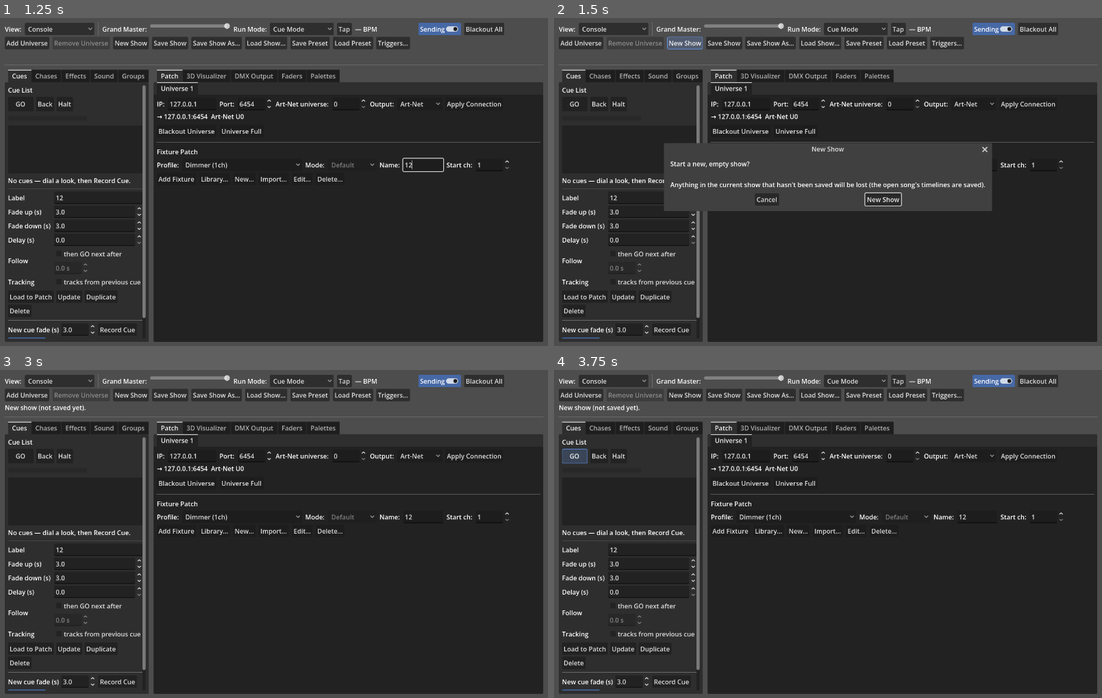
Above: before the commit, frames 1-4 (two rows, left to right).
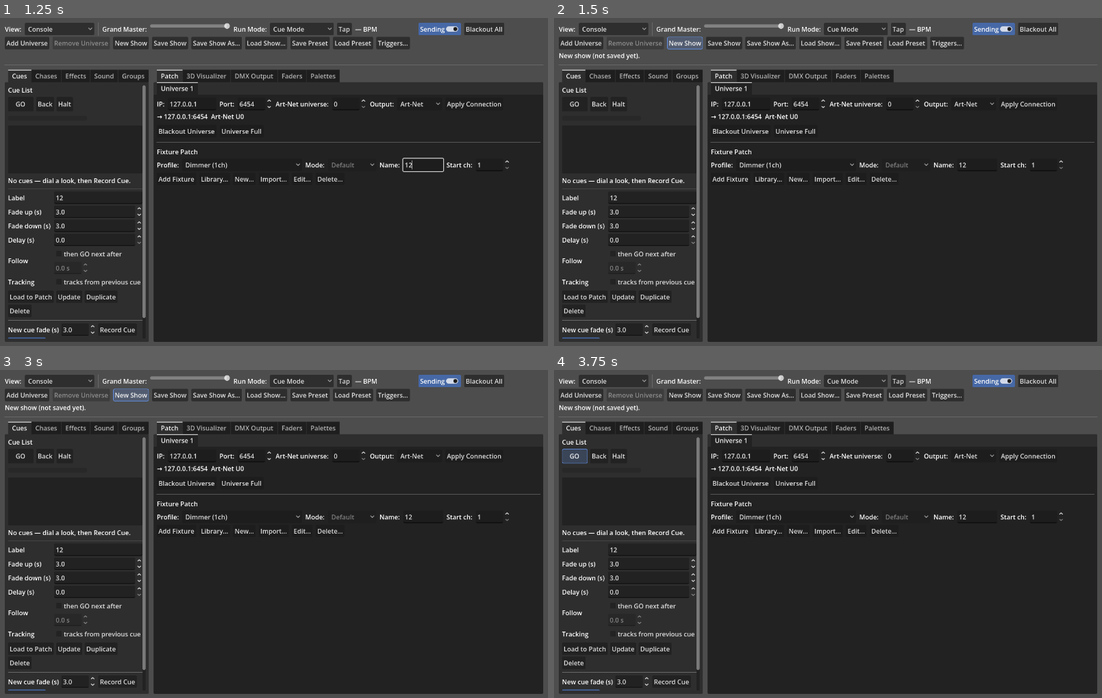
Above: after the commit, the same moments.

Repository: KonajuGames/slight-dmx-controller
Game: Godot game, scene res://main.tscn
Same seed, same stepped clock (60 frames per second), same inputs: the game is played once before the commit and once after it.
Inputs (mouse positions are in pixels of both pictures, inside the frame that each line leads up to):
- Up to frame 1 (1.25 s): click (98, 198) at 0.52 s; type "12" at 0.6 s; click (421, 165) at 0.75 s; type "12" at 0.83 s
- Up to frame 2 (1.5 s): click "New Show" at 1.25 s
- Up to frame 3 (3 s): click "New Show" at 2 s; click "New Show" at 2.75 s
- Up to frame 4 (3.75 s): click "GO" at 3.5 s

Frame 1 is identical in both runs. In frame 2, 11% of the frame differs, in the area x 0-80%, y 10-59%; in frame 3, 0.2%; in frame 4, nothing differs.

Commit message:
Mark unsaved show changes and ask before losing them
The title bar reads "*name — sLight" while the show differs from the one
last saved or loaded. New Show, Load Show and closing the window ask
first — Save, Don't Save or Cancel — but only when there's something
unsaved (New Show used to ask every time).

Playing a show isn't an edit: live levels, fader positions, the run mode
and the visualizer camera are left out of the comparison (they're still
saved with the show).

Co-Authored-By: Claude Opus 5.5 <noreply@anthropic.com>

Diff:
--- a/scripts/dmx_controller.gd
+++ b/scripts/dmx_controller.gd
@@ -291,10 +291,20 @@
 	# the app (a test that adds this scene itself loads nothing).
 	(func():
 		if get_tree().current_scene == self:
+			get_tree().auto_accept_quit = false   # closing asks about unsaved changes
 			restore_last_show()
 			_restore_ui_state()
 			_start_autosave()
+		if _saved_show == "":
+			_mark_saved()                     # nothing reopened: the empty show
 	).call_deferred()
+
+	# The title bar's unsaved-changes "*", checked a few times a second.
+	_title_timer = Timer.new()
+	_title_timer.wait_time = 0.5
+	_title_timer.timeout.connect(_update_title)
+	add_child(_title_timer)
+	_title_timer.start()
 
 
 # ---------------------------------------------------------------- UI BUILD --
@@ -512,12 +522,10 @@
 
 
 func _notification(what: int) -> void:
-	# quitting: keep where the floating visualizer was last moved / sized to
+	# Closing the window: offer to save unsaved changes, then quit (the app
+	# doesn't quit by itself — auto_accept_quit is off).
 	if what == NOTIFICATION_WM_CLOSE_REQUEST and get_tree().current_scene == self:
-		_save_ui_state()
-		if music_panel:
-			music_panel.timeline().flush()    # the open song's edits
-		autosave.end()                        # a clean quit: nothing to recover
+		confirm_unsaved("quitting", _quit)
 
 
 ## Wrap a playback panel so it gets a vertical scrollbar when the window
@@ -1941,6 +1949,101 @@
 ## this is added to the tree, as tests do).
 var autosave := Autosave.new()
 var _autosave_timer: Timer
+## The show as last saved / loaded (_authored_show()) — what unsaved
+## changes are measured against.
+var _saved_show := ""
+var _title_timer: Timer
+
+
+## The show without the state of playing it — the stage's live levels, the
+## faders' positions, the run mode and the visualizer's camera all change
+## just by running a show, so they aren't unsaved changes (they're still
+## saved with it).
+func _authored_show() -> String:
+	var d := show_dict()
+	d.erase("live")
+	d.erase("run_mode")
+	for f in d["faders"].get("faders", []):
+		f.erase("level")
+	d["viz"].erase("cam")
+	return JSON.stringify(d)
+
+
+## Whether the show has changed since it was last saved or loaded.
+func has_unsaved_changes() -> bool:
+	return _authored_show() != _saved_show
+
+
+## The show as it stands is the saved one.
+func _mark_saved() -> void:
+	_saved_show = _authored_show()
+	_update_title()
+
+
+## The show's name for the title bar and prompts: its file's, or
+## "Untitled" (a new show, or the built-in default file).
+func show_name() -> String:
+	return "Untitled" if show_path in ["", SHOW_PATH] else show_path.get_file().get_basename()
+
+
+## "*name — sLight" while the show has unsaved changes, else "name — sLight".
+func _update_title() -> void:
+	get_window().title = "%s%s — sLight" % ["*" if has_unsaved_changes() else "", show_name()]
+
+
+## Run `then` once the show's unsaved changes are dealt with: at once if
+## there are none, else after asking — Save (then go on), Don't Save (go
+## on) or Cancel (stop). `action` finishes "Save the changes to … before".
+func confirm_unsaved(action: String, then: Callable) -> void:
+	if not has_unsaved_changes():
+		then.call()
+		return
+	var dlg := ConfirmationDialog.new()
+	dlg.title = "Unsaved Changes"
+	dlg.dialog_text = "Save the changes to %s before %s?" % [show_name(), action]
+	dlg.ok_button_text = "Save"
+	dlg.add_button("Don't Save", true, "discard")
+	add_child(dlg)
+	dlg.confirmed.connect(func():
+		dlg.queue_free()
+		_save_then(then))
+	dlg.custom_action.connect(func(a: StringName):
+		if a == &"discard":
+			dlg.queue_free()
+			then.call())
+	dlg.canceled.connect(func(): dlg.queue_free())
+	dlg.popup_centered()
+
+
+## Save the show (asking where if it's new), then run `then` — not if the
+## save is cancelled or fails.
+func _save_then(then: Callable) -> void:
+	if show_path == "":
+		_show_file_dialog(FileDialog.FILE_MODE_SAVE_FILE, "Save Show As", func(path: String):
+			if path.get_extension() == "":
+				path += "." + SHOW_EXT
+			var e := save_show_to(path)
+			if e != "":
+				status_label.text = "Show save failed: " + e
+				return
+			then.call()
+		)
+		return
+	var err := save_show_to(show_path)
+	if err != "":
+		status_label.text = "Show save failed: " + err
+		return
+	then.call()
+
+
+## Quit as the app: keep the UI state and the open song's edits, and
+## clear the autosave (a clean quit: nothing to recover).
+func _quit() -> void:
+	_save_ui_state()
+	if music_panel:
+		music_panel.timeline().flush()
+	autosave.end()
+	get_tree().quit()
 
 
 ## The show file remembered from last time ("" if none).
@@ -2021,6 +2124,7 @@
 	show_path = path
 	_remember_show(path)
 	autosave.mark_saved(data)
+	_mark_saved()
 	return ""
 
 
@@ -2045,6 +2149,7 @@
 	show_path = path
 	_remember_show(path)
 	autosave.mark_saved(show_dict())
+	_mark_saved()
 	return ""
 
 
@@ -2186,23 +2291,16 @@
 	show_path = path
 	if path != "":
 		_remember_show(path)
+	_update_title()                           # unsaved: the saved show is the file's
 	status_label.text = "Restored %s as it was autosaved at %s — not saved yet." % [
 		path.get_file() if path != "" else "the unsaved show", Autosave.when(snap)]
 	return ""
 
 
-## New Show (Ctrl+N): after a confirmation, start an empty show.
+## New Show (Ctrl+N): start an empty show, offering to save unsaved
+## changes first.
 func _on_new_show() -> void:
-	var dlg := ConfirmationDialog.new()
-	dlg.title = "New Show"
-	dlg.dialog_text = "Start a new, empty show?\n\nAnything in the current show that hasn't been saved will be lost (the open song's timelines are saved)."
-	dlg.ok_button_text = "New Show"
-	add_child(dlg)
-	dlg.confirmed.connect(func():
-		dlg.queue_free()
-		new_show())
-	dlg.canceled.connect(func(): dlg.queue_free())
-	dlg.popup_centered()
+	confirm_unsaved("starting a new show", new_show)
 
 
 ## Replace the current show with an empty one: no fixtures (one
@@ -2221,6 +2319,7 @@
 		music_panel.timeline().set_timeline_store(null)
 	show_path = ""
 	autosave.mark_saved(show_dict())          # nothing in it worth an autosave yet
+	_mark_saved()
 	status_label.text = "New show (not saved yet)."
 
 
@@ -2247,8 +2346,13 @@
 	)
 
 
-## Load Show…: pick a show file and load it.
+## Load Show…: offer to save unsaved changes, then pick a show file and
+## load it.
 func _on_load_show() -> void:
+	confirm_unsaved("opening another show", _pick_show_to_load)
+
+
+func _pick_show_to_load() -> void:
 	_show_file_dialog(FileDialog.FILE_MODE_OPEN_FILE, "Load Show", func(path: String):
 		var err := load_show_from(path)
 		if err != "":
--- a/tests/show_file_test.gd
+++ b/tests/show_file_test.gd
@@ -495,21 +495,22 @@
 	main.save_show_to(path)
 	ok(main.remembered_show() == path, "(a saved show)")
 
-	# Ctrl+N asks first.
+	# Ctrl+N with unsaved changes asks first.
+	main.cue_panel.record_cue()
 	var kn := InputEventKey.new()
 	kn.keycode = KEY_N
 	kn.ctrl_pressed = true
 	kn.pressed = true
 	root.push_input(kn)
 	var dlgs: Array = main.find_children("*", "ConfirmationDialog", false, false)
-	ok(dlgs.size() == 1 and dlgs[0].title == "New Show" and main._panels[0].patched_fixtures.size() == 1,
+	ok(dlgs.size() == 1 and dlgs[0].title == "Unsaved Changes" and main._panels[0].patched_fixtures.size() == 1,
 		"Ctrl+N asks before starting a new show")
 	dlgs[0].canceled.emit()
 	await process_frame
 	ok(main._panels[0].patched_fixtures.size() == 1, "cancelled: the show's untouched")
 	root.push_input(kn)
 	dlgs = main.find_children("*", "ConfirmationDialog", false, false)
-	dlgs[-1].confirmed.emit()
+	dlgs[-1].custom_action.emit(&"discard")      # Don't Save
 	await process_frame
 	panel = main._panels[0]
 	ok(main._panels.size() == 1 and panel.patched_fixtures.is_empty(), "confirmed: one universe, no fixtures")
--- /dev/null
+++ b/tests/unsaved_changes_test.gd
@@ -0,0 +1,127 @@
+extends SceneTree
+## Tests for the show's unsaved-changes tracking: the title bar's "*" and
+## the Save / Don't Save / Cancel prompt before New, Load and quitting.
+##
+##   godot --headless --script tests/unsaved_changes_test.gd
+##
+## Everything goes to scratch files under user://_unsaved_test.
+
+var _p := 0
+var _f := 0
+
+const DIR := "user://_unsaved_test"
+
+
+func ok(cond: bool, label: String) -> void:
+	if cond:
+		_p += 1
+		print("  ok   ", label)
+	else:
+		_f += 1
+		print("  FAIL ", label)
+
+
+func _initialize() -> void:
+	_run.call_deferred()
+
+
+func _run() -> void:
+	print("== Unsaved changes ==")
+	DirAccess.make_dir_recursive_absolute(DIR)
+	await _test()
+	_clean()
+	print("== %d passed, %d failed ==" % [_p, _f])
+	quit(1 if _f > 0 else 0)
+
+
+func _clean() -> void:
+	for d in [DIR + "/show.timelines", DIR]:
+		if DirAccess.dir_exists_absolute(d):
+			for f in DirAccess.get_files_at(d):
+				DirAccess.remove_absolute(d.path_join(f))
+			DirAccess.remove_absolute(d)
+
+
+func _main() -> Control:
+	var main: Control = load("res://main.tscn").instantiate()
+	main.last_show_store = DIR + "/last.json"
+	main.ui_state_store = DIR + "/ui.json"
+	main.autosave.file = DIR + "/autosave.slight"
+	main.autosave.session_file = DIR + "/session.json"
+	return main
+
+
+## The open "Unsaved Changes" dialog under `main`, or null.
+func _prompt(main: Control) -> ConfirmationDialog:
+	for c in main.get_children():
+		if c is ConfirmationDialog and c.title == "Unsaved Changes" and not c.is_queued_for_deletion():
+			return c
+	return null
+
+
+func _test() -> void:
+	var main := _main()
+	root.add_child(main)
+	await process_frame
+	ok(not main.has_unsaved_changes(), "a fresh show has nothing unsaved")
+	main._update_title()
+	ok(main.get_window().title == "Untitled — sLight", "title: %s" % main.get_window().title)
+
+	var path := DIR + "/show.slight"
+	main.save_show_to(path)
+	ok(main.get_window().title == "show — sLight", "saved: named, no * (%s)" % main.get_window().title)
+
+	# Playing the show isn't an edit.
+	main._panels[0].sender.set_channel(0, 200)
+	main.viz_panel._cam_yaw += 0.5
+	ok(not main.has_unsaved_changes(), "live levels and the camera moving: still saved")
+
+	# The connection type is.
+	main._panels[0].output_option.selected = OUT_SACN()
+	main._panels[0].apply_connection()
+	ok(main.has_unsaved_changes(), "the output switched to sACN: unsaved")
+	main._update_title()
+	ok(main.get_window().title == "*show — sLight", "...and the title says so (%s)" % main.get_window().title)
+
+	# New Show with unsaved changes asks first; Cancel leaves it alone.
+	main.cue_panel.record_cue()
+	var cues: int = main.cue_panel.cues.size()
+	var ran := [0]
+	main.confirm_unsaved("testing", func(): ran[0] += 1)
+	var dlg := _prompt(main)
+	ok(dlg != null and ran[0] == 0, "unsaved: asks before going on")
+	ok(dlg != null and "show" in dlg.dialog_text, "...naming the show: %s" % (dlg.dialog_text if dlg else ""))
+	dlg.canceled.emit()
+	ok(ran[0] == 0 and main.has_unsaved_changes(), "Cancel: doesn't go on")
+
+	# Don't Save goes on without saving.
+	main.confirm_unsaved("testing", func(): ran[0] += 1)
+	_prompt(main).custom_action.emit(&"discard")
+	ok(ran[0] == 1 and main.has_unsaved_changes(), "Don't Save: goes on, still unsaved")
+
+	# Save saves to the show file, then goes on.
+	main.confirm_unsaved("testing", func(): ran[0] += 1)
+	_prompt(main).confirmed.emit()
+	ok(ran[0] == 2 and not main.has_unsaved_changes(), "Save: saved, then goes on")
+	var other := _main()
+	root.add_child(other)
+	await process_frame
+	other.load_show_from(path)
+	ok(other.cue_panel.cues.size() == cues and other._panels[0].sender.output_mode == OUT_SACN(),
+		"...the file has the cue and the sACN output")
+	ok(not other.has_unsaved_changes(), "a show just loaded has nothing unsaved")
+	other.queue_free()
+
+	# Nothing unsaved: no prompt at all.
+	main.confirm_unsaved("testing", func(): ran[0] += 1)
+	ok(ran[0] == 3 and _prompt(main) == null, "nothing unsaved: goes straight on")
+
+	main.new_show()
+	ok(not main.has_unsaved_changes() and main.show_name() == "Untitled", "a new show: Untitled, nothing unsaved")
+	main.queue_free()
+	await process_frame
+
+
+## ArtNetUniverse.OUT_SACN, loaded at run time (it needs the ArtNet autoload).
+func OUT_SACN() -> int:
+	return load("res://scripts/artnet_universe.gd").OUT_SACN
